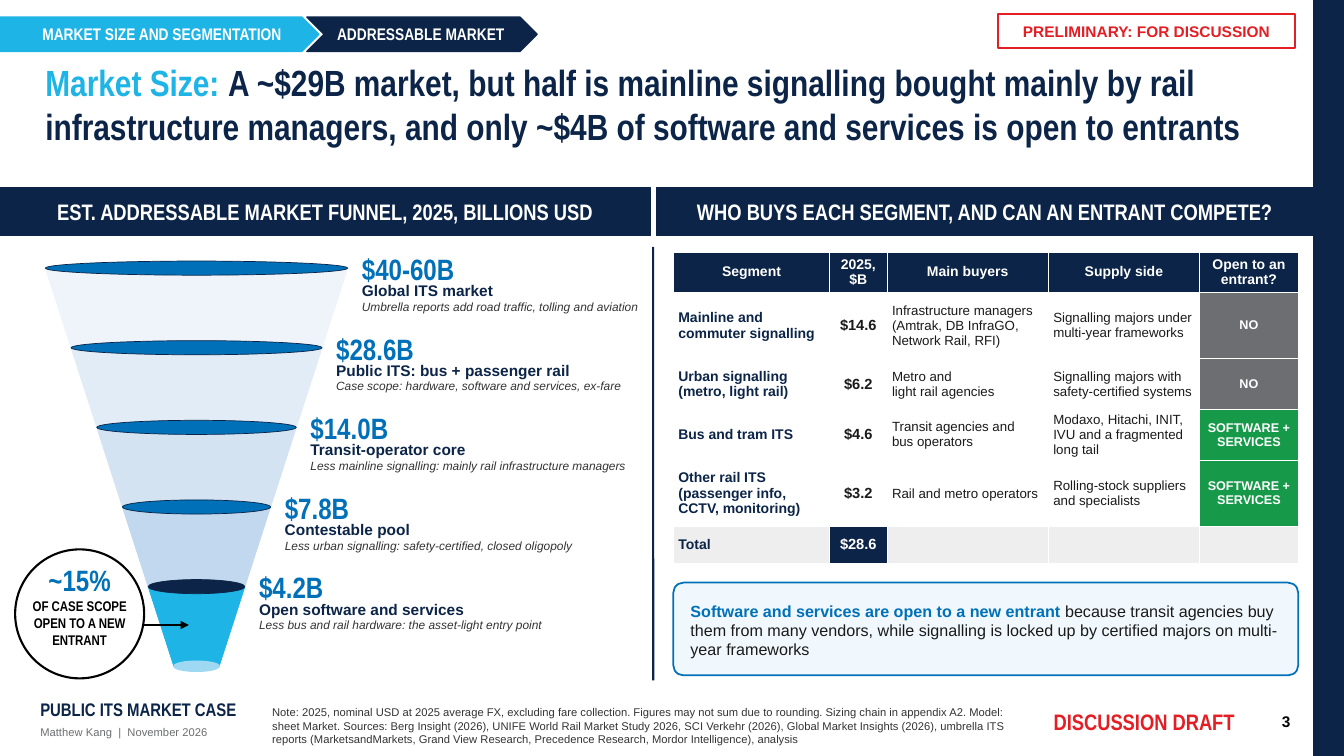
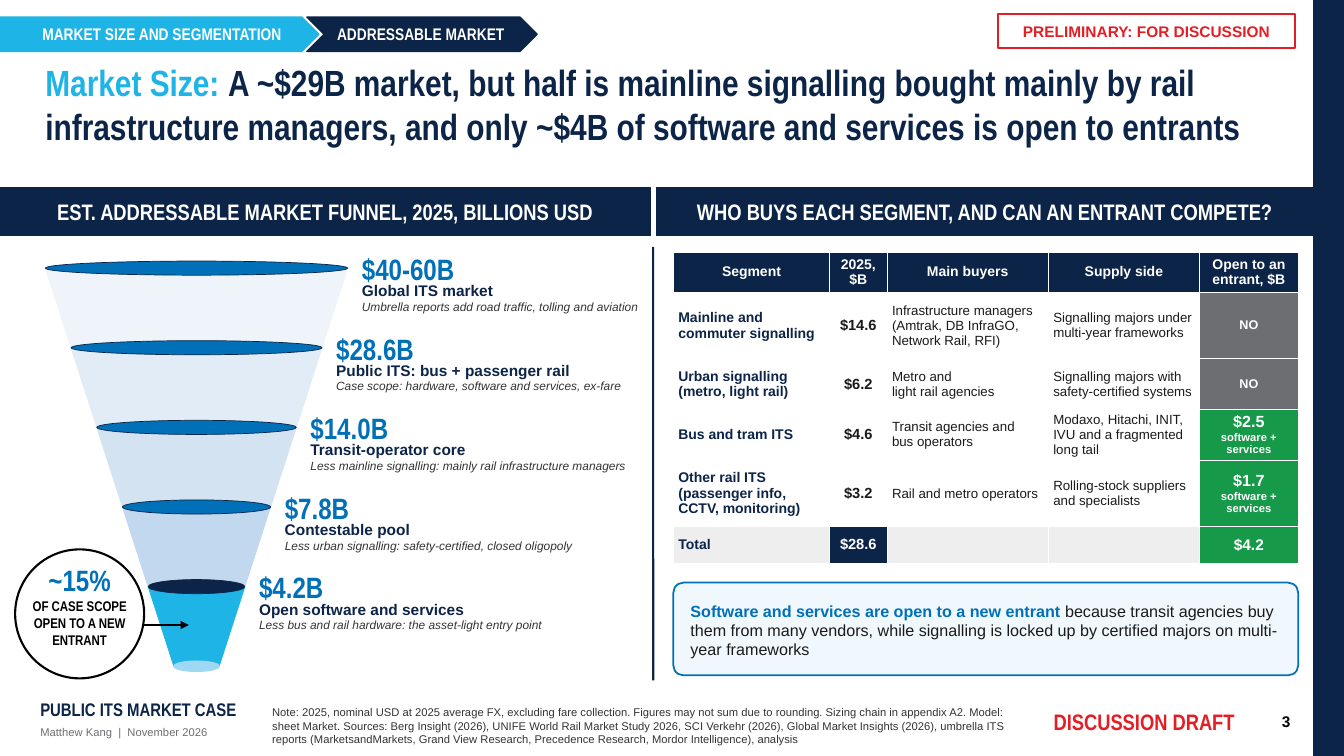
Before and after one commit to matthewkang858/Project-2-, a slide deck: slide 3 of its-market-case/deck/Public_ITS_Market_Case.pptx. Drawn at 1344x756 pixels with LibreOffice and Linux fonts; fonts in the diff are those of the drawing. Boxes give left, top, right and bottom in pixels: in the first picture for what was removed or moved away, otherwise in the second. Text is boxed around its words. In the diff, an @@ line names an element or a change of style, - is before the commit and + after.

```diff
--- a/its-market-case/deck/Public_ITS_Market_Case.pptx
+++ b/its-market-case/deck/Public_ITS_Market_Case.pptx
@@ table at (674,252,1299,555) @@
-row 1, column 5: Open to an entrant?
+row 1, column 5: Open to an entrant, $B
-row 4, column 5: SOFTWARE + SERVICES
+row 4, column 5: $2.5 / software + services
-row 5, column 5: SOFTWARE + SERVICES
+row 5, column 5: $1.7 / software + services
-row 6, column 5: 
+row 6, column 5: $4.2
@@ fill #EEEEEE to #17994A in row 6, column 5 @@
```
Also in this commit, not shown: 8 other files.
